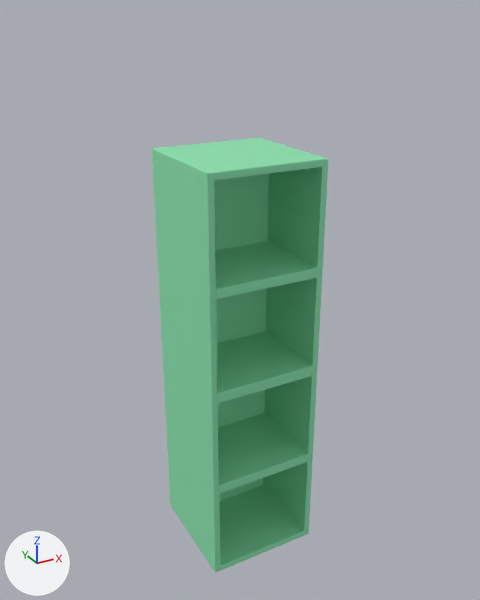
One commit to the glTF model gltf/house.glb: the scene before it, then after it.
The view is the same before and after, from a 50 mm lens placed at (-7.95, -14.62, 9.3), pointed at (0.13, 0.08, 1.95). The lights are fixed; the arrows at lower left show +X, +Y and +Z. Where no turn or scale is listed for an object, it has been applied to the vertices.
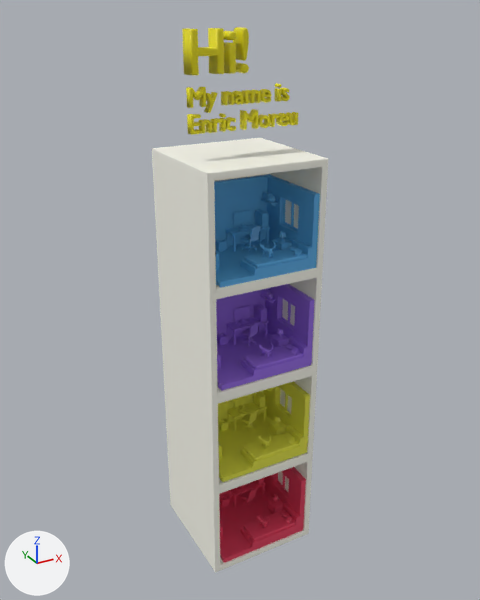
The newer file is also turned or shifted as a whole; pictures and numbers use the older file's frame.

What differs and where, as boxes (x1, y1, x2, y2) in the pictures (480 x 600 px):
'Cube', recoloured (green to grey)
    both: (152, 138, 328, 573)
'Cube.002', added (blue)
    after: (214, 174, 320, 287)
'Cube.001', added (purple)
    after: (216, 284, 315, 390)
'Cube.003', added (yellow)
    after: (218, 382, 310, 482)
'Cube.004', added (red)
    after: (219, 467, 306, 563)
'Text', added (yellow)
    after: (186, 83, 298, 135)
'Text.001', added (yellow)
    after: (182, 27, 249, 75)

The change, as a list of edits to the scene's bpy script:
```text
Change mat_material_004:
    mat_material_004.base_color: (0.264, 0.8, 0.444) -> (1.0, 0.993, 0.894)  # green #8ce7b2 -> white #fffef3
Add mat_material_011:
    mat_material_011 = principled_material('Material.011')
    mat_material_011.base_color = (0.799, 0.716, 0.0)  # yellow #e7dc00
Add mat_material_012:
    mat_material_012 = principled_material('Material.012')
    mat_material_012.base_color = (0.799, 0.716, 0.0)  # yellow #e7dc00
Add mat_material_009:
    mat_material_009 = principled_material('Material.009')
    mat_material_009.base_color = (0.8, 0.0518, 0.119)  # red #e74061
Add mat_material_008:
    mat_material_008 = principled_material('Material.008')
    mat_material_008.base_color = (0.8, 0.8, 0.0629)  # yellow #e7e747
Add mat_material_007:
    mat_material_007 = principled_material('Material.007')
    mat_material_007.base_color = (0.317, 0.154, 0.8)  # purple #996de7
Add mat_material_006:
    mat_material_006 = principled_material('Material.006')
    mat_material_006.base_color = (0.1, 0.42, 0.8)  # blue #59ade7
Add me_hi_001:
    me_hi_001.from_pydata(...)  # 2976 vertices, 5932 faces; spans x 0.073..1.541, y -0.238..0.238, z -0.038..0.941
    me_hi_001.materials.append(mat_material_011)  # yellow #e7dc00
Add me_hi:
    me_hi.from_pydata(...)  # 19856 vertices, 39648 faces; spans x 0.03..2.97, y -0.11..0.11, z -0.61..0.42
    me_hi.materials.append(mat_material_012)  # yellow #e7dc00
Add me_cube_005:
    me_cube_005.from_pydata(...)  # 3408 vertices, 6516 faces; spans x -1.09..1.69, y -2.06..0.32, z -0.27..1.67
    me_cube_005.materials.append(mat_material_009)  # red #e74061
Add me_cube_004:
    me_cube_004.from_pydata(...)  # 3408 vertices, 6516 faces; spans x -1.09..1.69, y -2.06..0.32, z -0.27..1.67
    me_cube_004.materials.append(mat_material_008)  # yellow #e7e747
Add me_cube_003:
    me_cube_003.from_pydata(...)  # 3408 vertices, 6516 faces; spans x -1.09..1.69, y -2.06..0.32, z -0.27..1.67
    me_cube_003.materials.append(mat_material_007)  # purple #996de7
Add me_cube_002:
    me_cube_002.from_pydata(...)  # 3408 vertices, 6516 faces; spans x -1.09..1.69, y -2.06..0.32, z -0.27..1.67
    me_cube_002.materials.append(mat_material_006)  # blue #59ade7
Add ob_text_001:
    ob_text_001 = bpy.data.objects.new('Text.001', me_hi_001)
    ob_text_001.location = (-1.48, -0.27, 7.96)
Add ob_text:
    ob_text = bpy.data.objects.new('Text', me_hi)
    ob_text.location = (-1.48, -0.36, 7.24)
Add ob_cube_004:
    ob_cube_004 = bpy.data.objects.new('Cube.004', me_cube_005)
    ob_cube_004.location = (-0.23, 0.49, -5.15)
Add ob_cube_003:
    ob_cube_003 = bpy.data.objects.new('Cube.003', me_cube_004)
    ob_cube_003.location = (-0.23, 0.49, -2.25)
Add ob_cube_001:
    ob_cube_001 = bpy.data.objects.new('Cube.001', me_cube_003)
    ob_cube_001.location = (-0.23, 0.49, 0.65)
Add ob_cube_002:
    ob_cube_002 = bpy.data.objects.new('Cube.002', me_cube_002)
    ob_cube_002.location = (-0.23, 0.49, 3.47)
```
